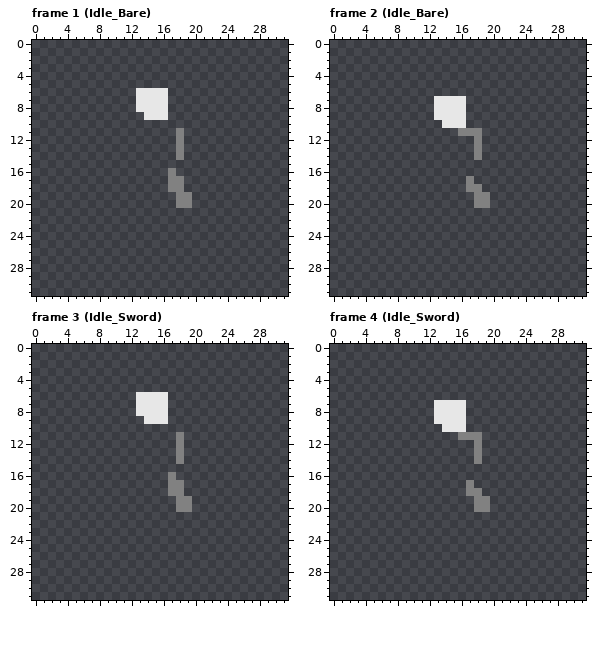
Pixel-art file: Test/Human Male Model.aseprite. The picture above was drawn from the file before the commit.
32x32 pixels, 300 frames. Colours within 5 levels of each other are drawn and written as one. Shown: frame 1 (Idle_Bare), frame 2 (Idle_Bare), frame 3 (Idle_Sword), frame 4 (Idle_Sword). The commit also changed other frames, which this record leaves out.
Once edited:
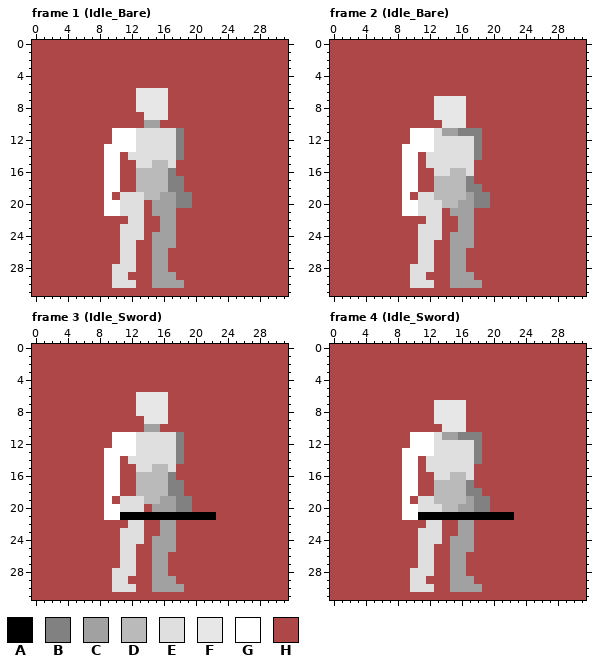
Palette (. is transparent): A #000000  B #818181  C #a1a1a1  D #bababa  E #dfdfdf  F #e7e7e7  G #ffffff  H #ae4747
From old to new:
layer "Background" added
layer "Back Leg/Bare" now shown
layer "Torso/Bare" now shown
layer "Front Leg/Bare" now shown
layer "Front Arm/Bare" now shown
Changed rows in their new state; - is an unchanged pixel.
Frame 1 (Idle_Bare):
first column x 0:
 0 HHHHHHHHHHHHHHHHHHHHHHHHHHHHHHHH
 1 HHHHHHHHHHHHHHHHHHHHHHHHHHHHHHHH
 2 HHHHHHHHHHHHHHHHHHHHHHHHHHHHHHHH
 3 HHHHHHHHHHHHHHHHHHHHHHHHHHHHHHHH
 4 HHHHHHHHHHHHHHHHHHHHHHHHHHHHHHHH
 5 HHHHHHHHHHHHHHHHHHHHHHHHHHHHHHHH
 6 HHHHHHHHHHHHH----HHHHHHHHHHHHHHH
 7 HHHHHHHHHHHHH----HHHHHHHHHHHHHHH
 8 HHHHHHHHHHHHH----HHHHHHHHHHHHHHH
 9 HHHHHHHHHHHHHH---HHHHHHHHHHHHHHH
10 HHHHHHHHHHHHHHCCHHHHHHHHHHHHHHHH
11 HHHHHHHHHHGGGEEEEE-HHHHHHHHHHHHH
12 HHHHHHHHHHGGGEEEEE-HHHHHHHHHHHHH
13 HHHHHHHHHGGGGEEEEE-HHHHHHHHHHHHH
14 HHHHHHHHHGGHEEEEEE-HHHHHHHHHHHHH
15 HHHHHHHHHGGHHEEDDEHHHHHHHHHHHHHH
16 HHHHHHHHHGGHHDDDD-HHHHHHHHHHHHHH
17 HHHHHHHHHGGHHDDDD--HHHHHHHHHHHHH
18 HHHHHHHHHGGHHDDDD--HHHHHHHHHHHHH
19 HHHHHHHHHGHEEEDDCC--HHHHHHHHHHHH
20 HHHHHHHHHGGEEEHCCC--HHHHHHHHHHHH
21 HHHHHHHHHGGEEEHCCCHHHHHHHHHHHHHH
22 HHHHHHHHHHHHEEHHCCHHHHHHHHHHHHHH
23 HHHHHHHHHHHEEEHHCCHHHHHHHHHHHHHH
24 HHHHHHHHHHHEEEHCCCHHHHHHHHHHHHHH
25 HHHHHHHHHHHEEHHCCCHHHHHHHHHHHHHH
26 HHHHHHHHHHHEEHHCCHHHHHHHHHHHHHHH
27 HHHHHHHHHHHEEHHCCHHHHHHHHHHHHHHH
28 HHHHHHHHHHEEEHHCCHHHHHHHHHHHHHHH
29 HHHHHHHHHHEEHHHCCCHHHHHHHHHHHHHH
30 HHHHHHHHHHEEEHHCCCCHHHHHHHHHHHHH
31 HHHHHHHHHHHHHHHHHHHHHHHHHHHHHHHH
Frame 2 (Idle_Bare):
first column x 0:
 0 HHHHHHHHHHHHHHHHHHHHHHHHHHHHHHHH
 1 HHHHHHHHHHHHHHHHHHHHHHHHHHHHHHHH
 2 HHHHHHHHHHHHHHHHHHHHHHHHHHHHHHHH
 3 HHHHHHHHHHHHHHHHHHHHHHHHHHHHHHHH
 4 HHHHHHHHHHHHHHHHHHHHHHHHHHHHHHHH
 5 HHHHHHHHHHHHHHHHHHHHHHHHHHHHHHHH
 6 HHHHHHHHHHHHHHHHHHHHHHHHHHHHHHHH
 7 HHHHHHHHHHHHH----HHHHHHHHHHHHHHH
 8 HHHHHHHHHHHHH----HHHHHHHHHHHHHHH
 9 HHHHHHHHHHHHH----HHHHHHHHHHHHHHH
10 HHHHHHHHHHHHHH---HHHHHHHHHHHHHHH
11 HHHHHHHHHHGGGECC---HHHHHHHHHHHHH
12 HHHHHHHHHHGGGEEEEE-HHHHHHHHHHHHH
13 HHHHHHHHHGGGGEEEEE-HHHHHHHHHHHHH
14 HHHHHHHHHGGHEEEEEE-HHHHHHHHHHHHH
15 HHHHHHHHHGGHEEEEEEHHHHHHHHHHHHHH
16 HHHHHHHHHGGHHEEDDEHHHHHHHHHHHHHH
17 HHHHHHHHHGGHHDDDD-HHHHHHHHHHHHHH
18 HHHHHHHHHGGHHDDDD--HHHHHHHHHHHHH
19 HHHHHHHHHGHEEDDDDC--HHHHHHHHHHHH
20 HHHHHHHHHGGEEEDDCC--HHHHHHHHHHHH
21 HHHHHHHHHGGEEEHCCCHHHHHHHHHHHHHH
22 HHHHHHHHHHHHEEHHCCHHHHHHHHHHHHHH
23 HHHHHHHHHHHEEEHHCCHHHHHHHHHHHHHH
24 HHHHHHHHHHHEEEHCCCHHHHHHHHHHHHHH
25 HHHHHHHHHHHEEHHCCCHHHHHHHHHHHHHH
26 HHHHHHHHHHHEEHHCCHHHHHHHHHHHHHHH
27 HHHHHHHHHHHEEHHCCHHHHHHHHHHHHHHH
28 HHHHHHHHHHEEEHHCCHHHHHHHHHHHHHHH
29 HHHHHHHHHHEEHHHCCCHHHHHHHHHHHHHH
30 HHHHHHHHHHEEEHHCCCCHHHHHHHHHHHHH
31 HHHHHHHHHHHHHHHHHHHHHHHHHHHHHHHH
Frame 3 (Idle_Sword):
first column x 0:
 0 HHHHHHHHHHHHHHHHHHHHHHHHHHHHHHHH
 1 HHHHHHHHHHHHHHHHHHHHHHHHHHHHHHHH
 2 HHHHHHHHHHHHHHHHHHHHHHHHHHHHHHHH
 3 HHHHHHHHHHHHHHHHHHHHHHHHHHHHHHHH
 4 HHHHHHHHHHHHHHHHHHHHHHHHHHHHHHHH
 5 HHHHHHHHHHHHHHHHHHHHHHHHHHHHHHHH
 6 HHHHHHHHHHHHH----HHHHHHHHHHHHHHH
 7 HHHHHHHHHHHHH----HHHHHHHHHHHHHHH
 8 HHHHHHHHHHHHH----HHHHHHHHHHHHHHH
 9 HHHHHHHHHHHHHH---HHHHHHHHHHHHHHH
10 HHHHHHHHHHHHHHCCHHHHHHHHHHHHHHHH
11 HHHHHHHHHHGGGEEEEE-HHHHHHHHHHHHH
12 HHHHHHHHHHGGGEEEEE-HHHHHHHHHHHHH
13 HHHHHHHHHGGGGEEEEE-HHHHHHHHHHHHH
14 HHHHHHHHHGGHEEEEEE-HHHHHHHHHHHHH
15 HHHHHHHHHGGHHEEDDEHHHHHHHHHHHHHH
16 HHHHHHHHHGGHHDDDD-HHHHHHHHHHHHHH
17 HHHHHHHHHGGHHDDDD--HHHHHHHHHHHHH
18 HHHHHHHHHGGHHDDDD--HHHHHHHHHHHHH
19 HHHHHHHHHGHEEEDDCC--HHHHHHHHHHHH
20 HHHHHHHHHGGEEEHCCC--HHHHHHHHHHHH
21 HHHHHHHHHGGAAAAAAAAAAAAHHHHHHHHH
22 HHHHHHHHHHHHEEHHCCHHHHHHHHHHHHHH
23 HHHHHHHHHHHEEEHHCCHHHHHHHHHHHHHH
24 HHHHHHHHHHHEEEHCCCHHHHHHHHHHHHHH
25 HHHHHHHHHHHEEHHCCCHHHHHHHHHHHHHH
26 HHHHHHHHHHHEEHHCCHHHHHHHHHHHHHHH
27 HHHHHHHHHHHEEHHCCHHHHHHHHHHHHHHH
28 HHHHHHHHHHEEEHHCCHHHHHHHHHHHHHHH
29 HHHHHHHHHHEEHHHCCCHHHHHHHHHHHHHH
30 HHHHHHHHHHEEEHHCCCCHHHHHHHHHHHHH
31 HHHHHHHHHHHHHHHHHHHHHHHHHHHHHHHH
Frame 4 (Idle_Sword):
first column x 0:
 0 HHHHHHHHHHHHHHHHHHHHHHHHHHHHHHHH
 1 HHHHHHHHHHHHHHHHHHHHHHHHHHHHHHHH
 2 HHHHHHHHHHHHHHHHHHHHHHHHHHHHHHHH
 3 HHHHHHHHHHHHHHHHHHHHHHHHHHHHHHHH
 4 HHHHHHHHHHHHHHHHHHHHHHHHHHHHHHHH
 5 HHHHHHHHHHHHHHHHHHHHHHHHHHHHHHHH
 6 HHHHHHHHHHHHHHHHHHHHHHHHHHHHHHHH
 7 HHHHHHHHHHHHH----HHHHHHHHHHHHHHH
 8 HHHHHHHHHHHHH----HHHHHHHHHHHHHHH
 9 HHHHHHHHHHHHH----HHHHHHHHHHHHHHH
10 HHHHHHHHHHHHHH---HHHHHHHHHHHHHHH
11 HHHHHHHHHHGGGECC---HHHHHHHHHHHHH
12 HHHHHHHHHHGGGEEEEE-HHHHHHHHHHHHH
13 HHHHHHHHHGGGGEEEEE-HHHHHHHHHHHHH
14 HHHHHHHHHGGHEEEEEE-HHHHHHHHHHHHH
15 HHHHHHHHHGGHEEEEEEHHHHHHHHHHHHHH
16 HHHHHHHHHGGHHEEDDEHHHHHHHHHHHHHH
17 HHHHHHHHHGGHHDDDD-HHHHHHHHHHHHHH
18 HHHHHHHHHGGHHDDDD--HHHHHHHHHHHHH
19 HHHHHHHHHGHEEDDDDC--HHHHHHHHHHHH
20 HHHHHHHHHGGEEEDDCC--HHHHHHHHHHHH
21 HHHHHHHHHGGAAAAAAAAAAAAHHHHHHHHH
22 HHHHHHHHHHHHEEHHCCHHHHHHHHHHHHHH
23 HHHHHHHHHHHEEEHHCCHHHHHHHHHHHHHH
24 HHHHHHHHHHHEEEHCCCHHHHHHHHHHHHHH
25 HHHHHHHHHHHEEHHCCCHHHHHHHHHHHHHH
26 HHHHHHHHHHHEEHHCCHHHHHHHHHHHHHHH
27 HHHHHHHHHHHEEHHCCHHHHHHHHHHHHHHH
28 HHHHHHHHHHEEEHHCCHHHHHHHHHHHHHHH
29 HHHHHHHHHHEEHHHCCCHHHHHHHHHHHHHH
30 HHHHHHHHHHEEEHHCCCCHHHHHHHHHHHHH
31 HHHHHHHHHHHHHHHHHHHHHHHHHHHHHHHH
Pixel boxes of the changes (left, top, right, bottom) in both pictures:
added: (32, 40, 288, 296)
added: (330, 40, 586, 296)
added: (32, 344, 288, 600)
added: (330, 344, 586, 600)
